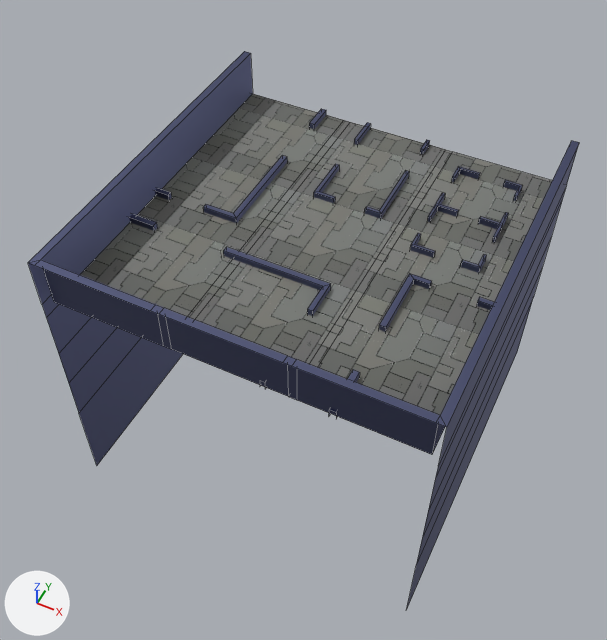
The FBX model Assets/03. Prefabs/Enviroment/IOD_Escenario_Spy&Run.fbx, before and after one commit.
Both versions are drawn from a camera (50 mm lens) standing at (27.9, -60.3, 61.9) and looking at (-1.3, -2.0, -11.0). The lights are fixed; the arrows at lower left show +X, +Y and +Z. Mesh edges are drawn as thin lines. Objects named as collision shapes, trigger or cutter boxes, shadow casters or lower levels of detail are left out. Where no turn or scale is listed for an object, it has been applied to the vertices.

Objects in the first picture: 'Escenario', 'Salas'.
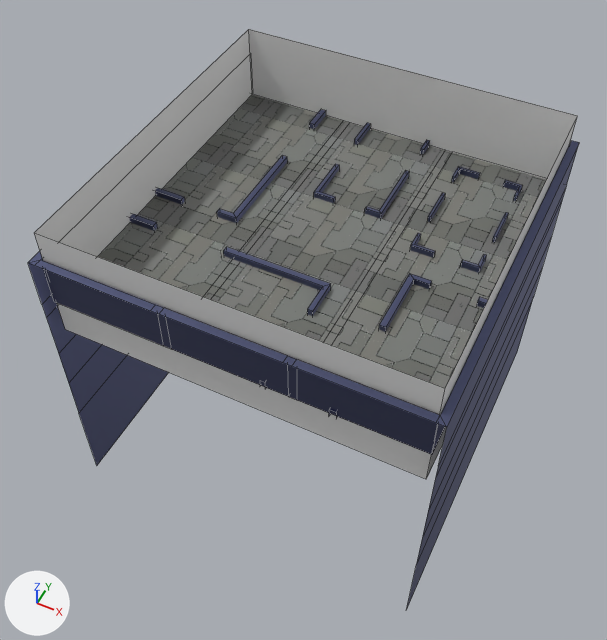
Where the newer file only moved an object's origin or applied its transform, the numbers keep the older frame.

What differs and where, as boxes [x1, y1, x2, y2] in the pictures (607 x 640 px; the box of a moved part takes in the faces that stretch with it):
'Collideer_Escenario', added
    after: [34, 29, 578, 479]
part 1 of me_cube_007, moved or reshaped
    before: [203, 204, 237, 223]
    after: [217, 209, 237, 223]
part 2 of me_cube_007, moved or reshaped
    before: [155, 188, 172, 200]
    after: [155, 188, 185, 205]
part 3 of me_cube_007, cut back
    both: [429, 193, 508, 241]

Edits to the bpy script that builds the scene:
```text
Change me_cube_007:
    used by ob_salas; location = (4.8, 5.1, 0.6)
    verts and faces of me_cube_007; kept vertices keep their numbers, new ones are numbered from 212
    before: 12 (-18.5, -6.9, -0.4), 13 (-18.5, -6.9, 0.6) at pixel (203, 207), 14 (-18.5, -6.3, 0.6) at pixel (205, 204), 15 (-18.5, -6.3, -0.3)
    before: 16 (-23.0, -6.9, 0.6) at pixel (168, 195), 17 (-23.0, -6.3, 0.6) at pixel (170, 192), 18 (-23.0, -6.3, -0.3), 19 (-23.0, -6.9, -0.4)
    remove me_cube_007.from_pydata(...)  # 212 vertices, 135 faces; spans x -25.5..15.4, y -25.3..15.8, z -0.9..0.6
    add me_cube_007.from_pydata(...)  # 188 vertices, 117 faces; spans x -25.5..15.4, y -25.3..15.8, z -0.9..0.6
    me_cube_007 part 1
    add for i in [*range(12, 16)]: verts[i] += (1.7, 0.0, 0.0)
    me_cube_007 part 2
    add for i in [*range(16, 20)]: verts[i] += (1.7, 0.0, 0.0)
    me_cube_007 part 3
    24 vertices are removed from x 4.1..11.8, y 4.9..5.2, z -0.8..0.6
    24 faces are deleted
    6 new faces join them
Add me_cube_010:
    me_cube_010.from_pydata([(-20.0, -20.3, -6.7), (-20.0, -20.3, 6.7), (-20.0, 20.3, -6.7), (-20.0, 20.3, 6.7), (20.0, -20.3, -6.7), (20.0, -20.3, 6.7), (20.0, 20.3, -6.7), (20.0, 20.3, 6.7)], [], [(0, 2, 3, 1), (2, 6, 7, 3), (6, 4, 5, 7), (4, 0, 1, 5)])
Add ob_collideer_escenario:
    ob_collideer_escenario = bpy.data.objects.new('Collideer_Escenario', me_cube_010)
    ob_collideer_escenario.location = (0.0, 0.5, 2.8)
```
